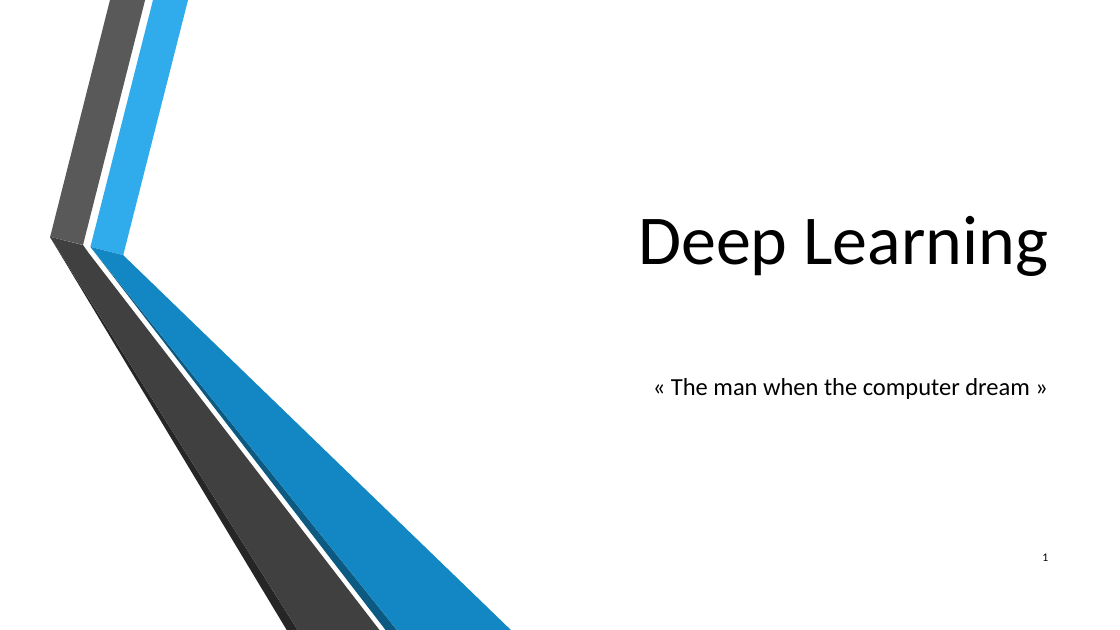
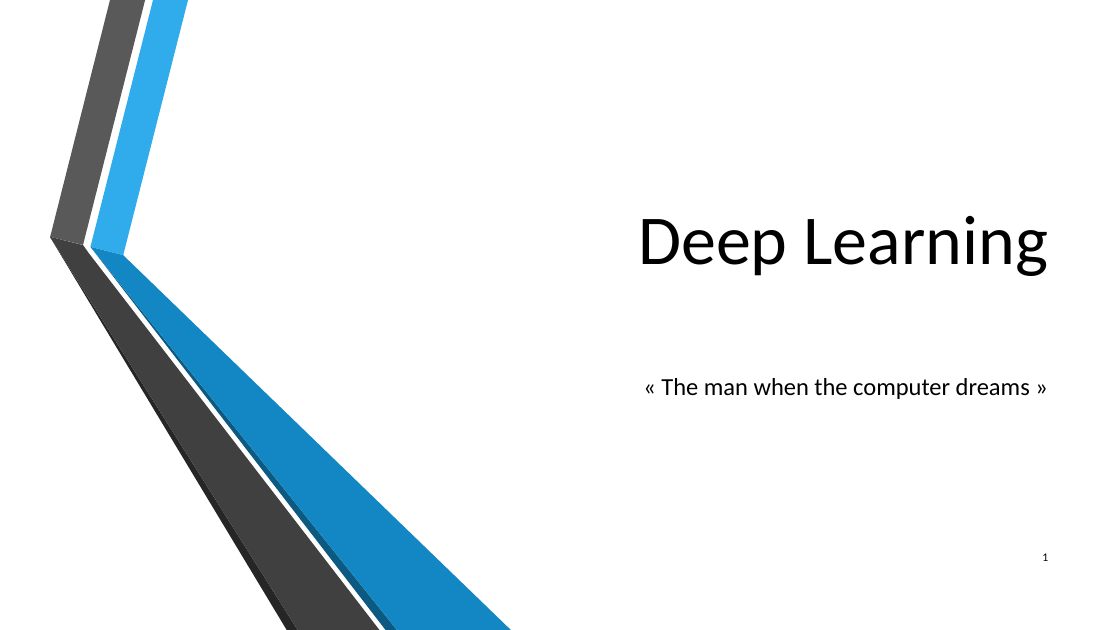
Before and after one commit to whispyy/M1Anglais, a slide deck: slide 1 of support 1 - Deep Learning/Deep Learning.pptx. Drawn at 1120x630 pixels with LibreOffice and Linux fonts; fonts in the diff are those of the drawing; background and template pictures are left out. Boxes give left, top, right and bottom in pixels: in the first picture for what was removed or moved away, otherwise in the second. Text is boxed around its words. In the diff, an @@ line names an element or a change of style, - is before the commit and + after.

```diff
--- a/support 1 - Deep Learning/Deep Learning.pptx
+++ b/support 1 - Deep Learning/Deep Learning.pptx
@@ subtitle at [661, 378, 1030, 399]: text changed @@
-« The man when the computer dream »
+« The man when the computer dreams »
```
Also in this commit, not shown: 4 other slides changed, 1 other file.
